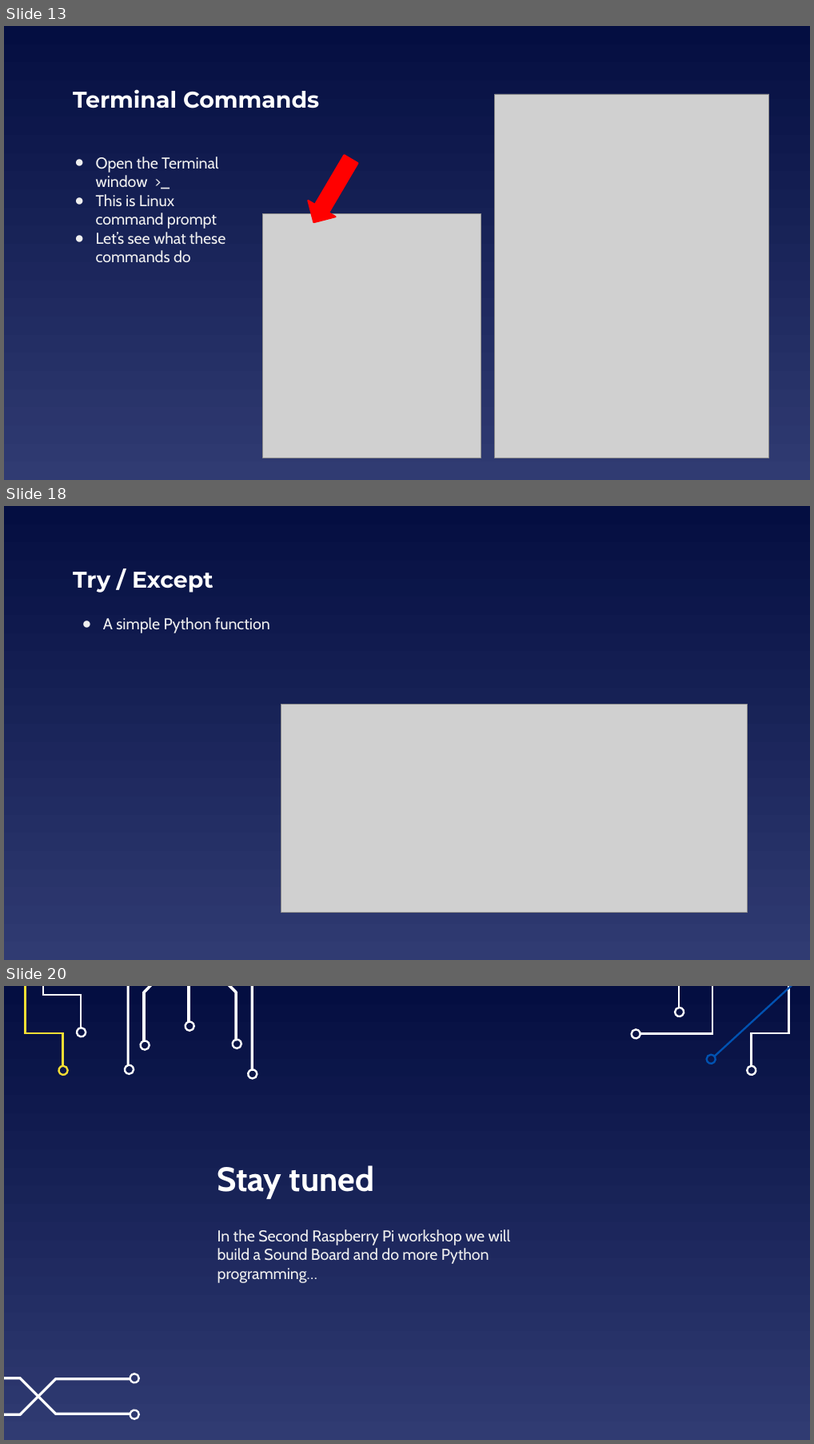
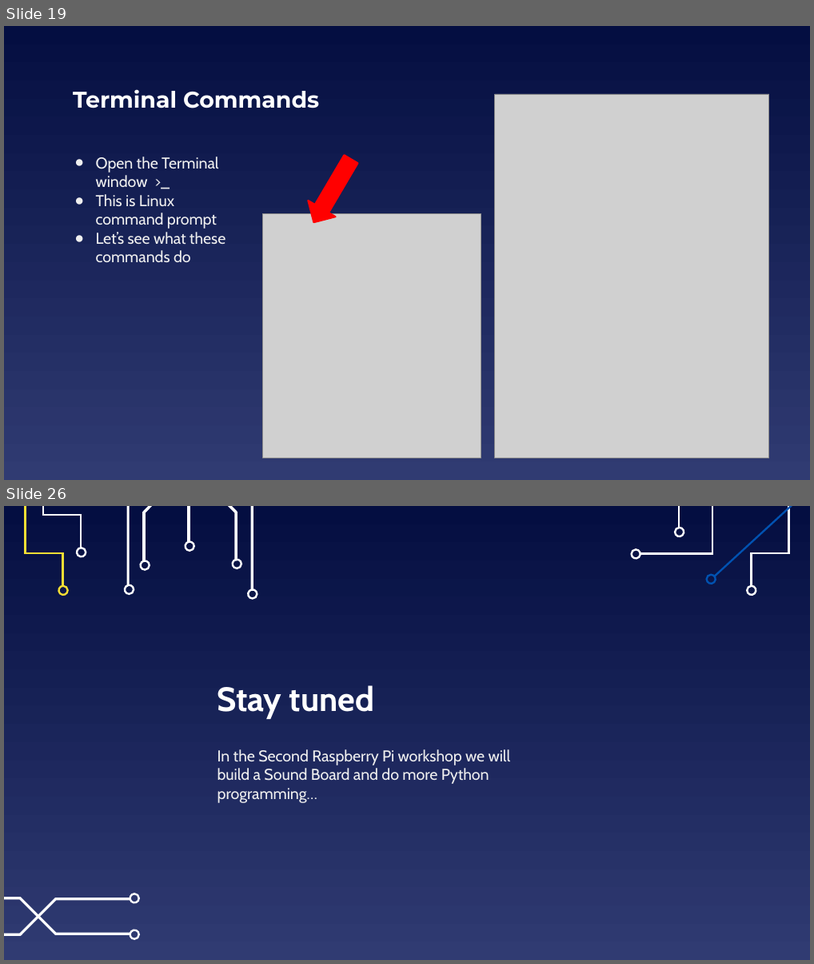
Before and after one commit to EELabMan/Raspberry-Pi-Intro, a slide deck: Raspberry Pi Intro.pptx. Shown one above the other, each under a label of ours: slides 13, 18 and 20 before the commit, slides 19 and 26 after it; the slides between them are not shown. The pictures are 814x1444 and 814x964 pixels, drawn with LibreOffice and Linux fonts; fonts in the diff are those of the drawing; grey boxes stand for pictures. Boxes give left, top, right and bottom in pixels: in the first picture for what was removed or moved away, otherwise in the second. Text is boxed around its words. In the diff, an @@ line names an element or a change of style, - is before the commit and + after.

```diff
--- a/Raspberry Pi Intro.pptx
+++ b/Raspberry Pi Intro.pptx
@@ slide 18 removed at (4, 506, 810, 960), background gradient #040E41 to #303B72 @@
@@ title removed at (73, 572, 214, 592) @@
-Try / Except
@@ text removed at (103, 617, 270, 633) @@
-● A simple Python function
@@ picture removed at (281, 704, 747, 912) @@
@@ what was slide 13 is now slide 19 @@
@@ what was slide 20 is now slide 26 @@
```
Also in this commit, not shown: 9 slides changed, 7 slides added, 2 other files.
